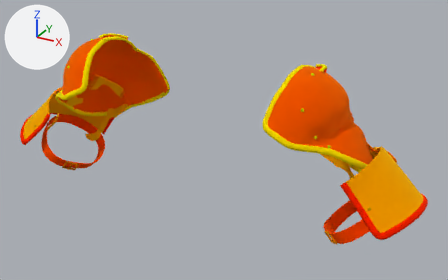
Two versions of the glTF model godot/art/armor/body_p1/src/kit_pauldrons/kit_pauldrons.glb, one commit apart.
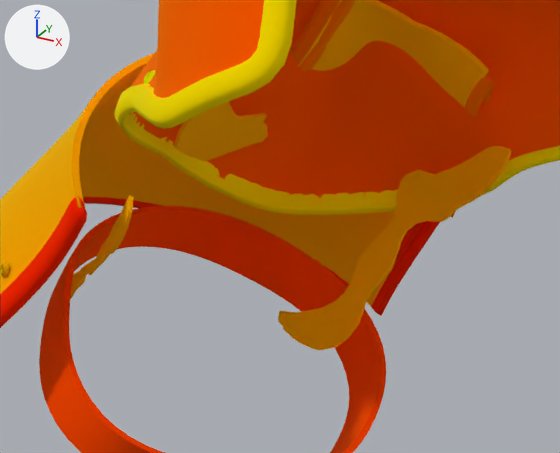
The first picture shows the older version from a 50 mm camera at (0.455, -0.714, 1.82) aimed at (0.035, 0.05, 1.438). The close-ups show the older and then the newer version on the part from 8% to 31% of the width and 27% to 57% of the height of that picture. Only the edits that show in the close-ups are written down. Arrows for +X, +Y and +Z are at upper left; the lights stay in place. Vertices at exactly the same position are counted once.

In view in the first close-up: 'pauldron_cop_r_rigid', 'pauldron_lame0_r_rigid', 'pauldron_lame1_r_rigid', 'pauldron_liner_r', 'pauldron_strap_r'.
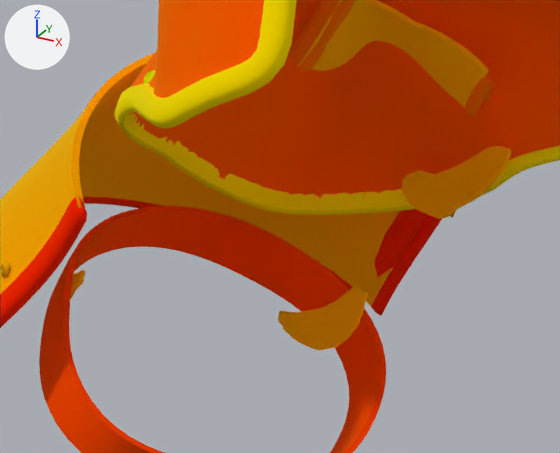
Pixel boxes (x1, y1, x2, y2) of what changed, in the close-ups (560 x 453 px):
'pauldron_liner_r', reshaped (18% shorter)
    before: (70, 102, 511, 350)
    after: (70, 146, 511, 350)
part 1 of me_pauldron_liner_r, deleted (brown)
    before: (174, 102, 268, 162)
part 2 of me_pauldron_liner_r, cut back
    before: (323, 169, 459, 315)
    after: (323, 170, 459, 315)
part 3 of me_pauldron_liner_r, cut back
    before: (70, 195, 134, 298)
    after: (70, 270, 86, 298)

The edits, one by one:
me_pauldron_liner_r is used by ob_pauldron_liner_r; location (0.0, 0.0, 0.0).
me_pauldron_liner_r had 538 vertices, 1064 faces and spanned x -0.3099..-0.1705, y -0.0057..0.0901, z 1.3611..1.4756.
me_pauldron_liner_r now has 292 vertices, 572 faces and spans x -0.3099..-0.1705, y 0.0022..0.0894, z 1.3611..1.4489.
me_pauldron_liner_r part 1: the loose piece of 114 vertices spanning x -0.2683..-0.2373, y 0.0207..0.0608, z 1.4381..1.4756 is deleted.
Part 2, on me_pauldron_liner_r:
94 vertices are removed from x -0.2459..-0.2099, y 0.0862..0.0901, z 1.3846..1.4239.
206 faces are deleted.
30 vertices move from x -0.254..-0.1962, y 0.0846..0.0886, z 1.3776..1.4332 to x -0.2539..-0.1962, y 0.0847..0.0883, z 1.3777..1.4331.
20 vertices are added at x -0.2452..-0.2113, y 0.0862..0.0894, z 1.3841..1.4254.
54 new faces join them.
Part 3, on me_pauldron_liner_r:
62 vertices are removed from x -0.281..-0.2488, y -0.0057..0.0061, z 1.4113..1.446.
128 faces are deleted.
6 vertices move from x -0.2905..-0.2839, y 0.0027..0.0099, z 1.4069..1.4102 to x -0.2906..-0.2839, y 0.0028..0.0099, z 1.407..1.4102.
4 vertices are added at (-0.2804, 0.0022, 1.4113), (-0.2816, 0.0049, 1.414), (-0.2798, 0.003, 1.4107), (-0.2809, 0.0057, 1.4134).
12 new faces join them.
